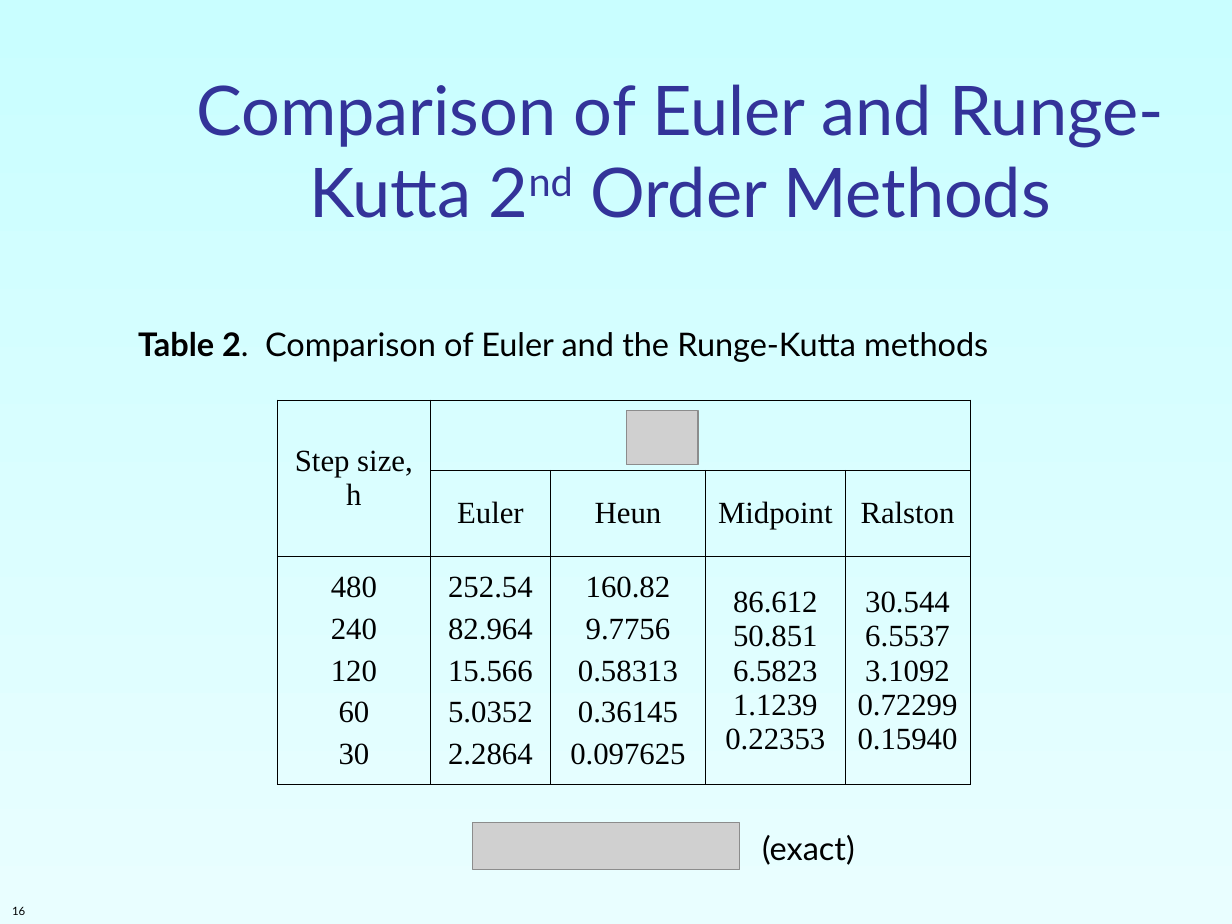
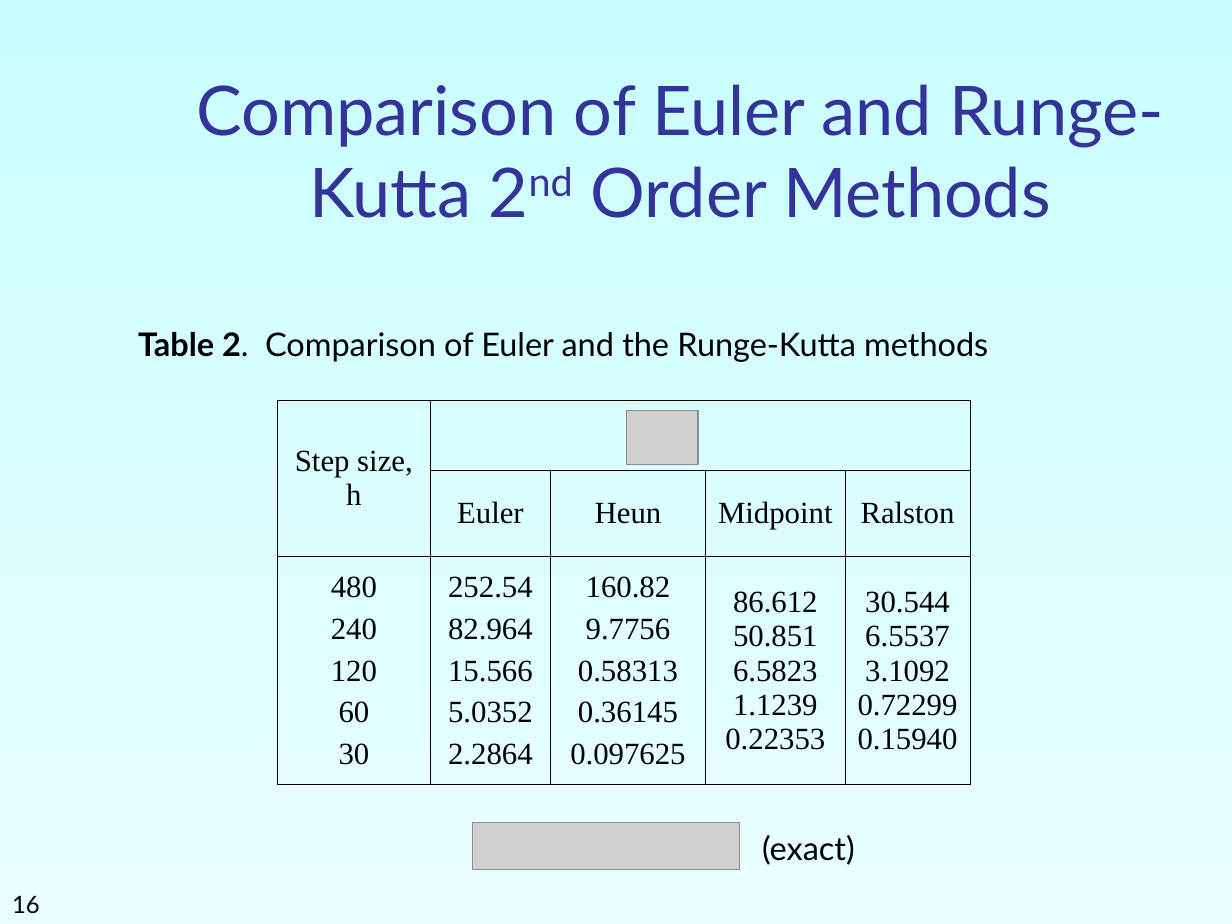
Before and after one commit to RashikRahman/3.2_Notes, a slide deck: slide 16 of CSE_313_Numerical Methods/slides/Week_9-10_Ordinary Differential Equations/2_Runge-Kutta 2nd order Method.ppt. Drawn at 1232x924 pixels with LibreOffice and Linux fonts; fonts in the diff are those of the drawing; grey boxes stand for pictures. Boxes give left, top, right and bottom in pixels: in the first picture for what was removed or moved away, otherwise in the second. Text is boxed around its words. In the diff, an @@ line names an element or a change of style, - is before the commit and + after.

```diff
--- a/CSE_313_Numerical Methods/slides/Week_9-10_Ordinary Differential Equations/2_Runge-Kutta 2nd order Method.ppt
+++ b/CSE_313_Numerical Methods/slides/Week_9-10_Ordinary Differential Equations/2_Runge-Kutta 2nd order Method.ppt
@@ page number at (12,895,40,914): size 6.7 to 14 pt @@
```
Also in this commit, not shown: 3 other slides changed, 29 other files.
